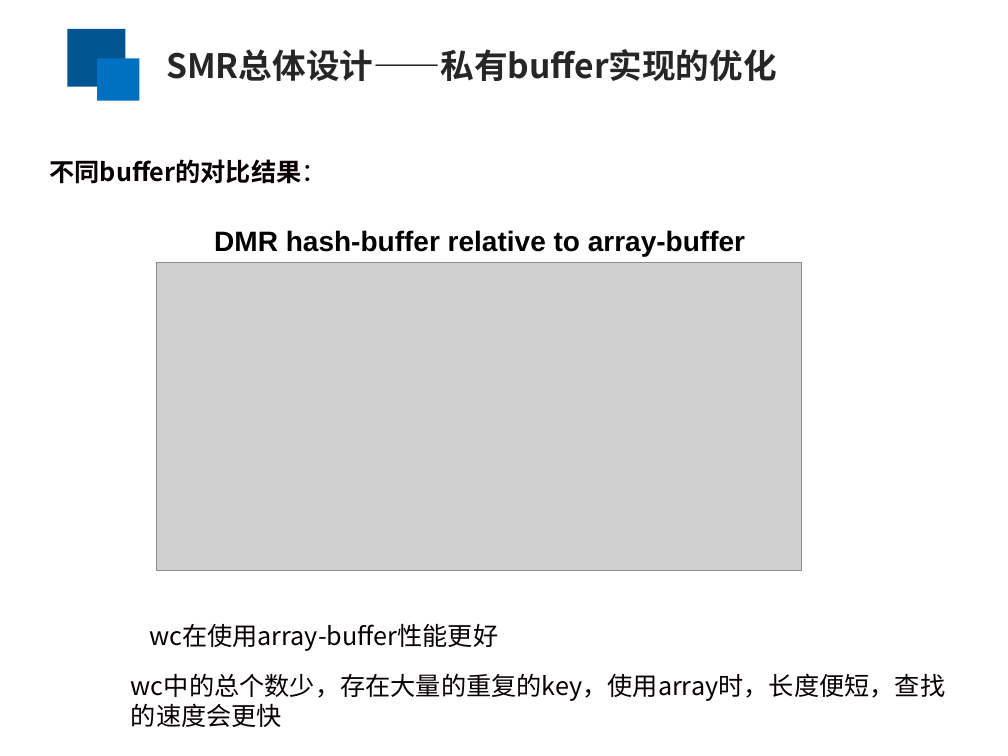
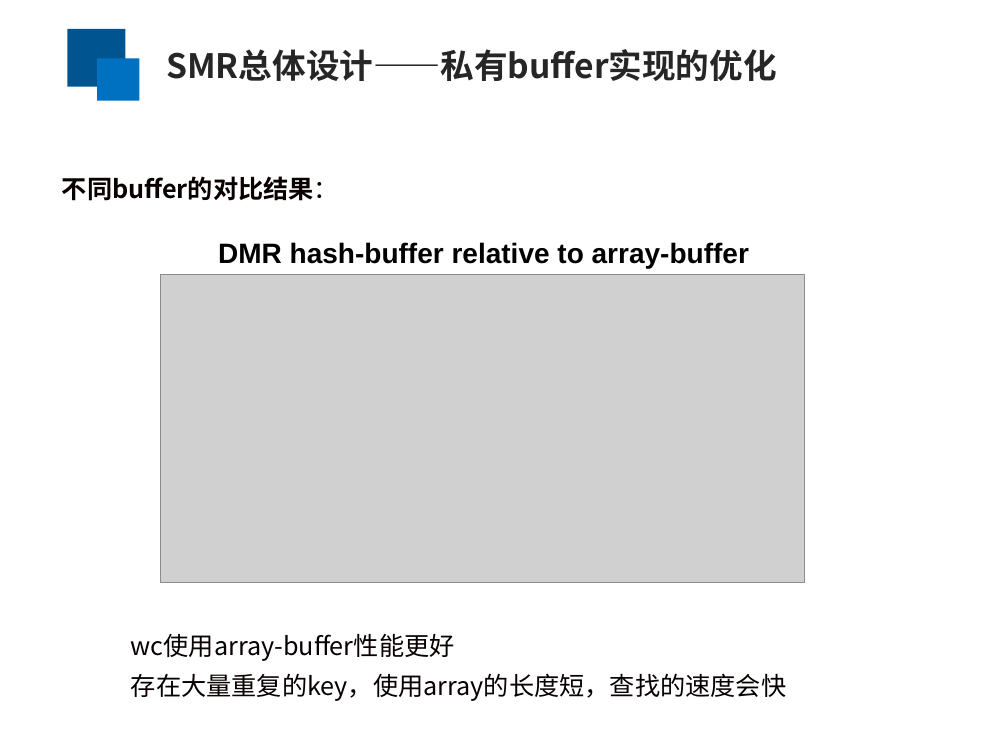
Before and after one commit to yufenyu/work, a slide deck: slide 11 of dmr_paper/paper/chinaSys-2016.ppt. Drawn at 1008x756 pixels with LibreOffice and Linux fonts; fonts in the diff are those of the drawing; grey boxes stand for pictures. Boxes give left, top, right and bottom in pixels: in the first picture for what was removed or moved away, otherwise in the second. Text is boxed around its words. In the diff, an @@ line names an element or a change of style, - is before the commit and + after.

```diff
--- a/dmr_paper/paper/chinaSys-2016.ppt
+++ b/dmr_paper/paper/chinaSys-2016.ppt
@@ text "不同buffer的对比结果：": place and size @@
-text "不同buffer的对比结果：" at [49,159,326,184]
+text "不同buffer的对比结果：" at [62,176,339,201]
@@ text "DMR hash-buffer relative to array-buffer": place and size @@
-text "DMR hash-buffer relative to array-buffer" at [214,230,745,256]
+text "DMR hash-buffer relative to array-buffer" at [218,242,749,268]
@@ picture: place and size @@
-picture at [156,262,801,571]
+picture at [160,274,805,583]
@@ text at [131,633,455,661]: text changed @@
-wc在使用array-buffer性能更好
+wc使用array-buffer性能更好
@@ text at [131,673,786,701]: text changed @@
-wc中的总个数少，存在大量的重复的key，使用array时，长度便短，查找的速度会更快
+存在大量重复的key，使用array的长度短，查找的速度会快
```
Also in this commit, not shown: 14 other slides changed.
